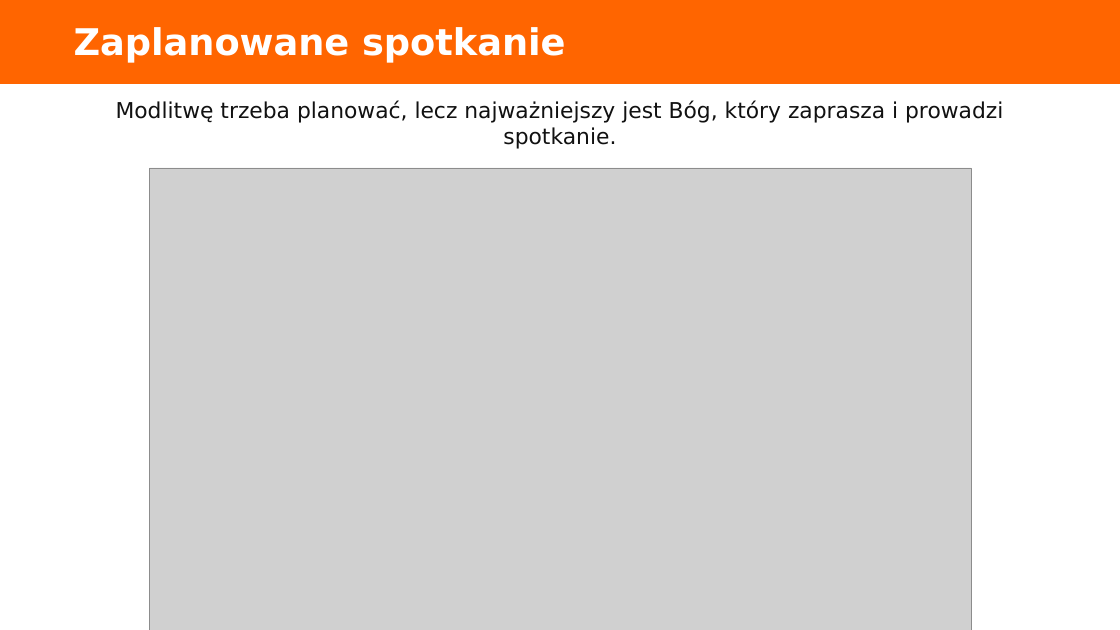
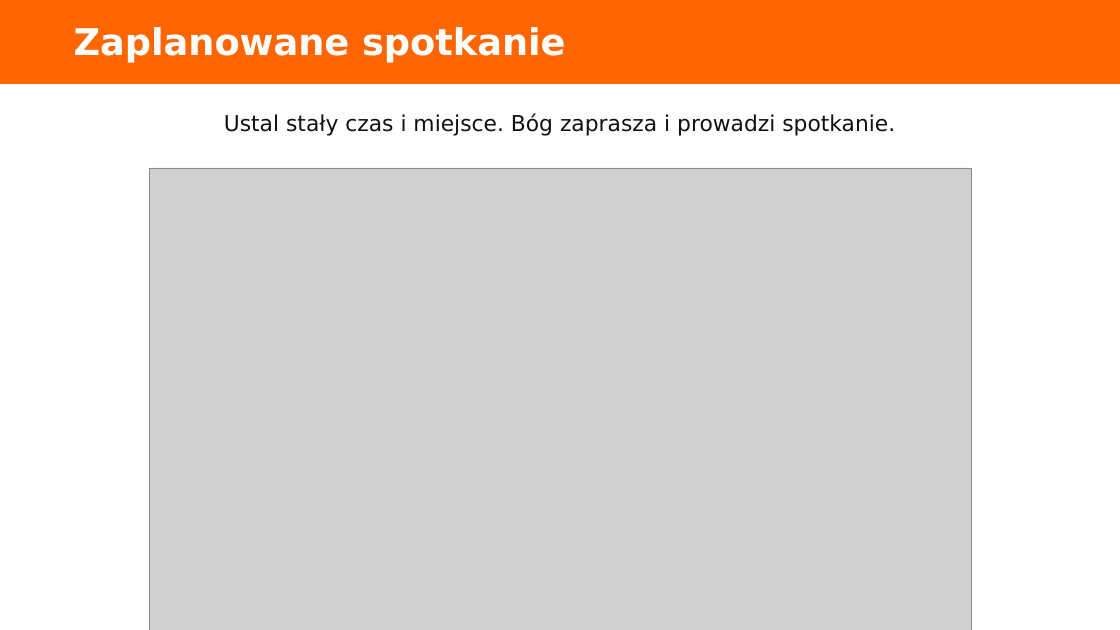
Before and after one commit to folkien/teachings, a slide deck: slide 3 of issue_kurs_kamch_lubecko/2.prowadzenie-modlitwy-osobistej/dyrektorium_2017_prowadzenie-modlitwy-osobistej_prezentacja.pptx. Drawn at 1120x630 pixels with LibreOffice and Linux fonts; fonts in the diff are those of the drawing; grey boxes stand for pictures. Boxes give left, top, right and bottom in pixels: in the first picture for what was removed or moved away, otherwise in the second. Text is boxed around its words. In the diff, an @@ line names an element or a change of style, - is before the commit and + after.

```diff
--- a/issue_kurs_kamch_lubecko/2.prowadzenie-modlitwy-osobistej/dyrektorium_2017_prowadzenie-modlitwy-osobistej_prezentacja.pptx
+++ b/issue_kurs_kamch_lubecko/2.prowadzenie-modlitwy-osobistej/dyrektorium_2017_prowadzenie-modlitwy-osobistej_prezentacja.pptx
@@ text at <box>224,113,895,136</box>: text changed @@
-Modlitwę trzeba planować, lecz najważniejszy jest Bóg, który zaprasza i prowadzi spotkanie.
+Ustal stały czas i miejsce. Bóg zaprasza i prowadzi spotkanie.
```
Also in this commit, not shown: 2 other slides changed, 1 slide added, 17 other files.
